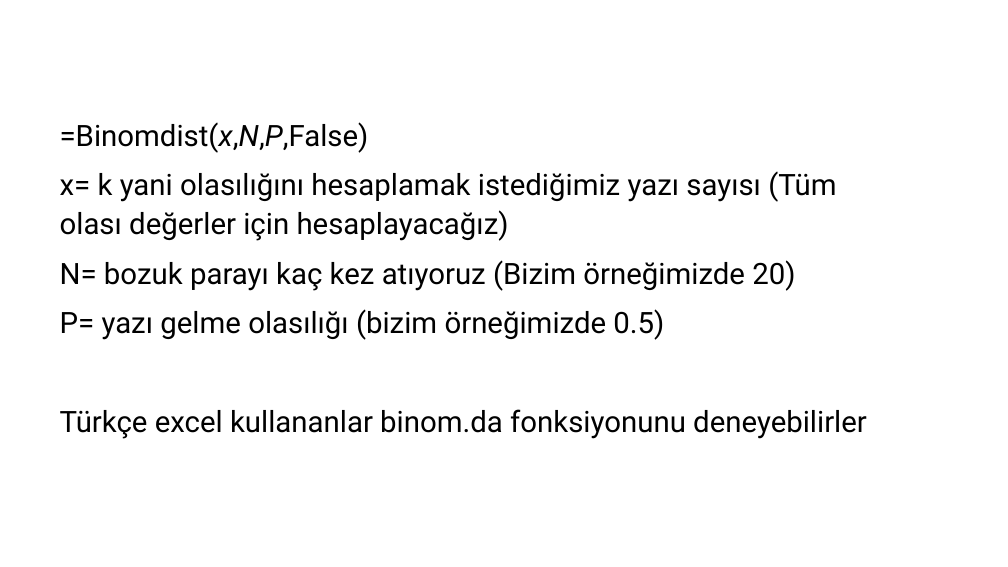
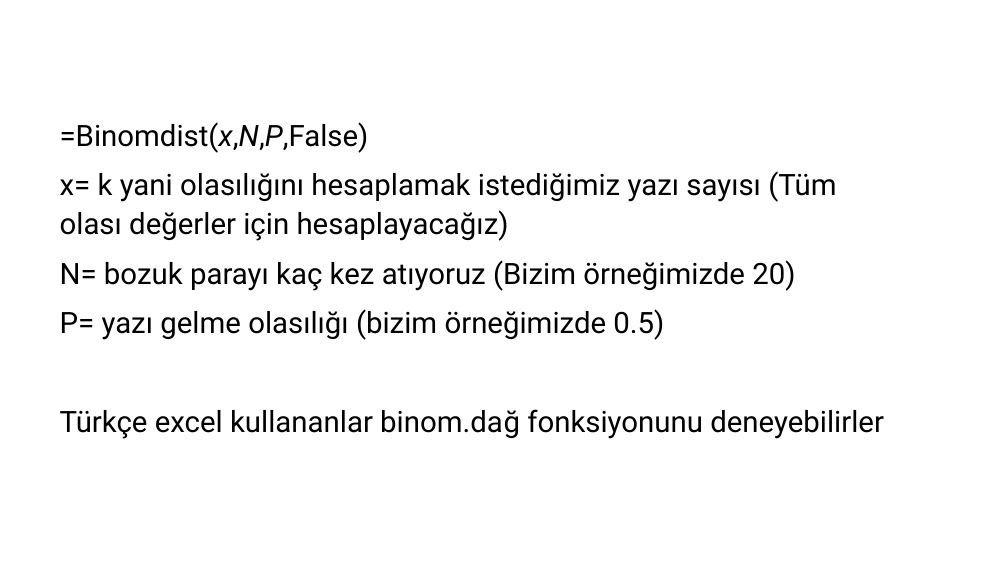
Before and after one commit to atalay-k/OLC631, a slide deck: slide 10 of 03_Olasilik.pptx. Drawn at 1008x567 pixels with LibreOffice and Linux fonts; fonts in the diff are those of the drawing; background and template pictures are left out. Boxes give left, top, right and bottom in pixels: in the first picture for what was removed or moved away, otherwise in the second. Text is boxed around its words. In the diff, an @@ line names an element or a change of style, - is before the commit and + after.

```diff
--- a/03_Olasilik.pptx
+++ b/03_Olasilik.pptx
@@ text at (60,409,884,439): text changed @@
-Türkçe excel kullananlar binom.da fonksiyonunu deneyebilirler
+Türkçe excel kullananlar binom.dağ fonksiyonunu deneyebilirler
```
Also in this commit, not shown: 1 other file.
